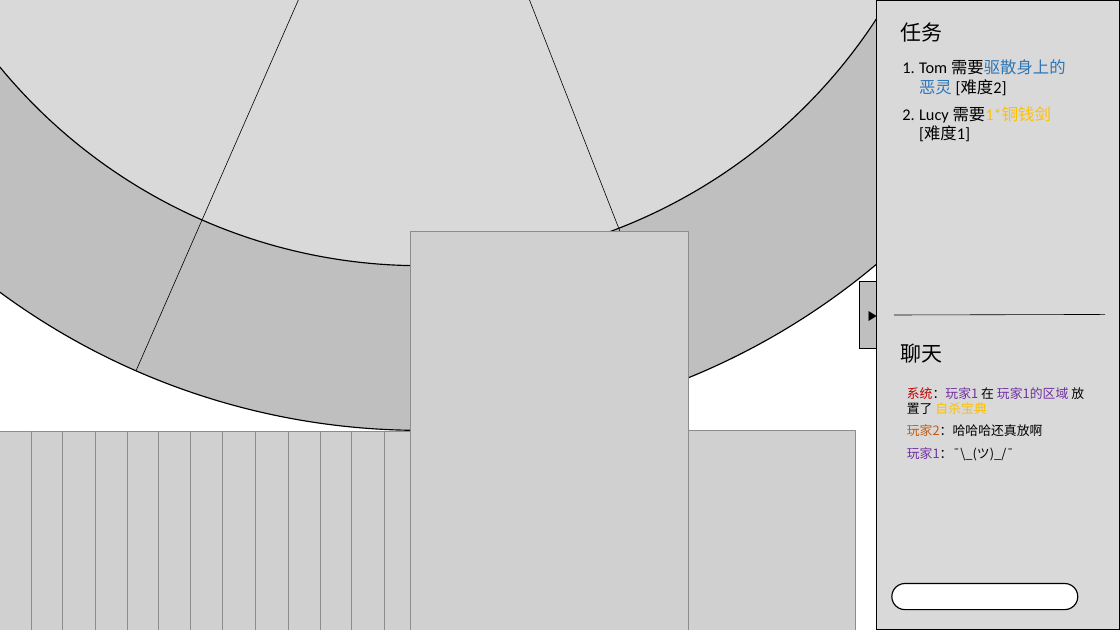
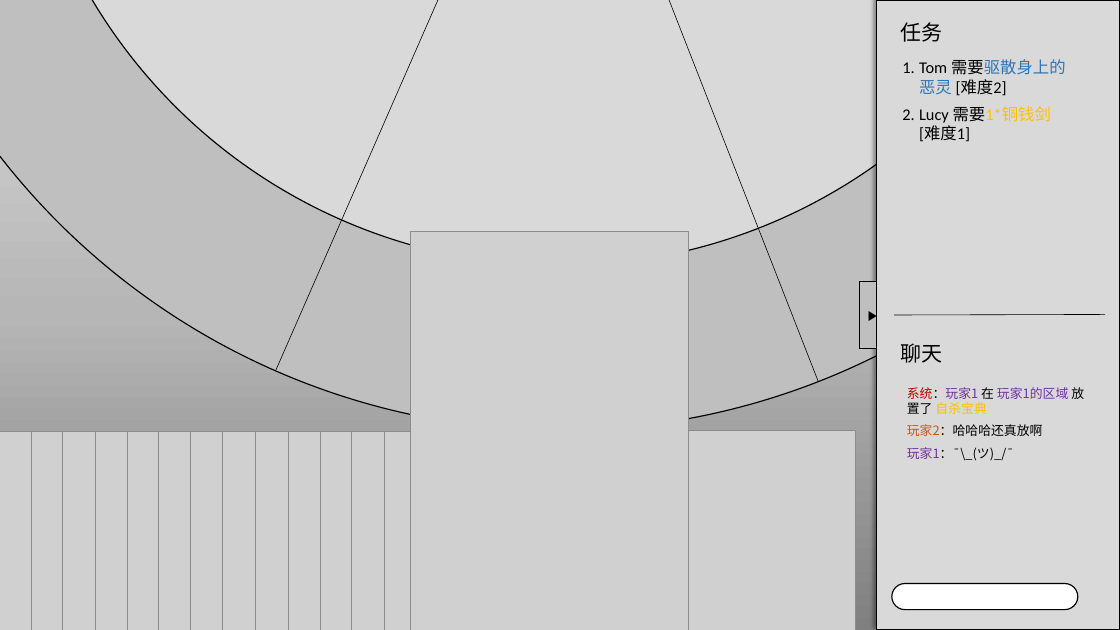
Before and after one commit to Cynthia7979/The-Prophesy-War, a slide deck: slide 6 of Board_Display.pptx (slide 1 before the commit). Drawn at 1120x630 pixels with LibreOffice and Linux fonts; fonts in the diff are those of the drawing; grey boxes stand for pictures. Boxes give left, top, right and bottom in pixels: in the first picture for what was removed or moved away, otherwise in the second. Text is boxed around its words. In the diff, an @@ line names an element or a change of style, - is before the commit and + after.

```diff
--- a/Board_Display.pptx
+++ b/Board_Display.pptx
@@ rectangle added at bbox=[0, 0, 1120, 630], fill gradient #808080 to #B7B7B7 to #D9D9D9 @@
@@ 2 lines, 1 ellipse: place and size @@
-2 lines, 1 ellipse at bbox=[0, 0, 965, 381]
+2 lines, 1 ellipse at bbox=[15, 0, 1105, 381]
@@ line moved from (496, 0) - (1070, 6) to (636, 0) - (1120, 6) @@
@@ rectangle at bbox=[876, 0, 1120, 630]: shadow on @@
```
Also in this commit, not shown: 2 other slides changed, 2 slides added.
